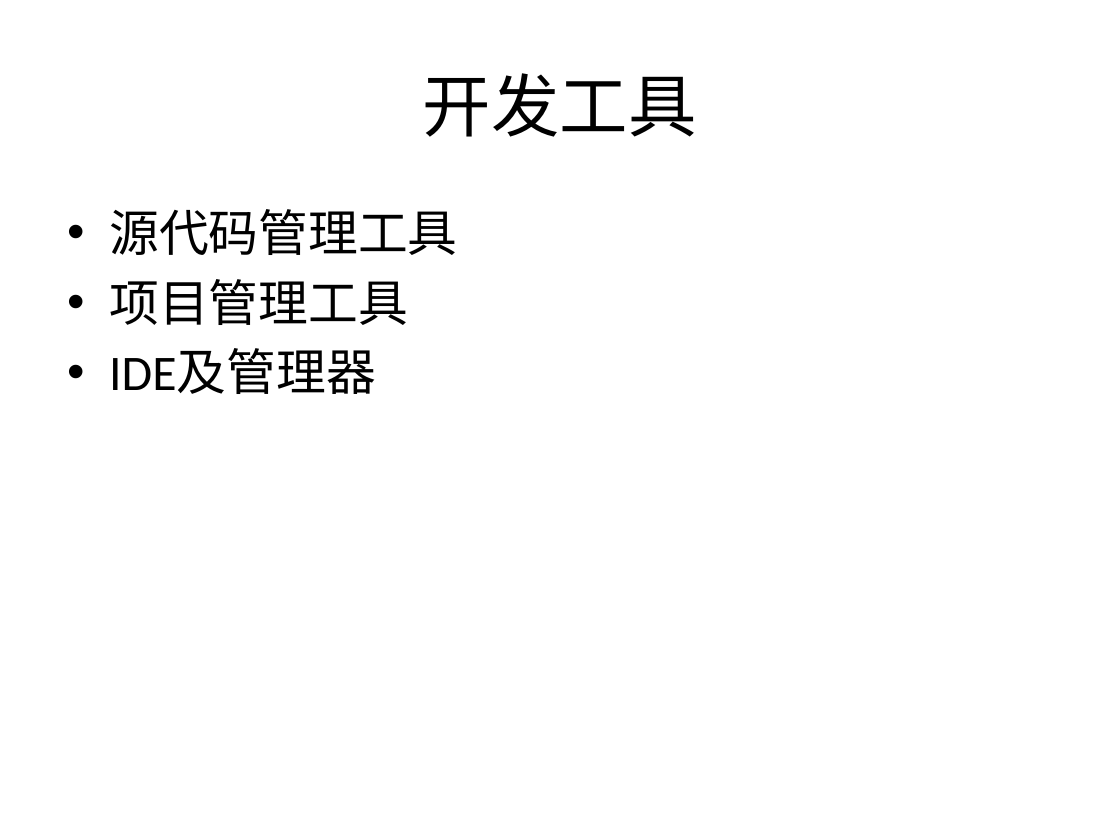
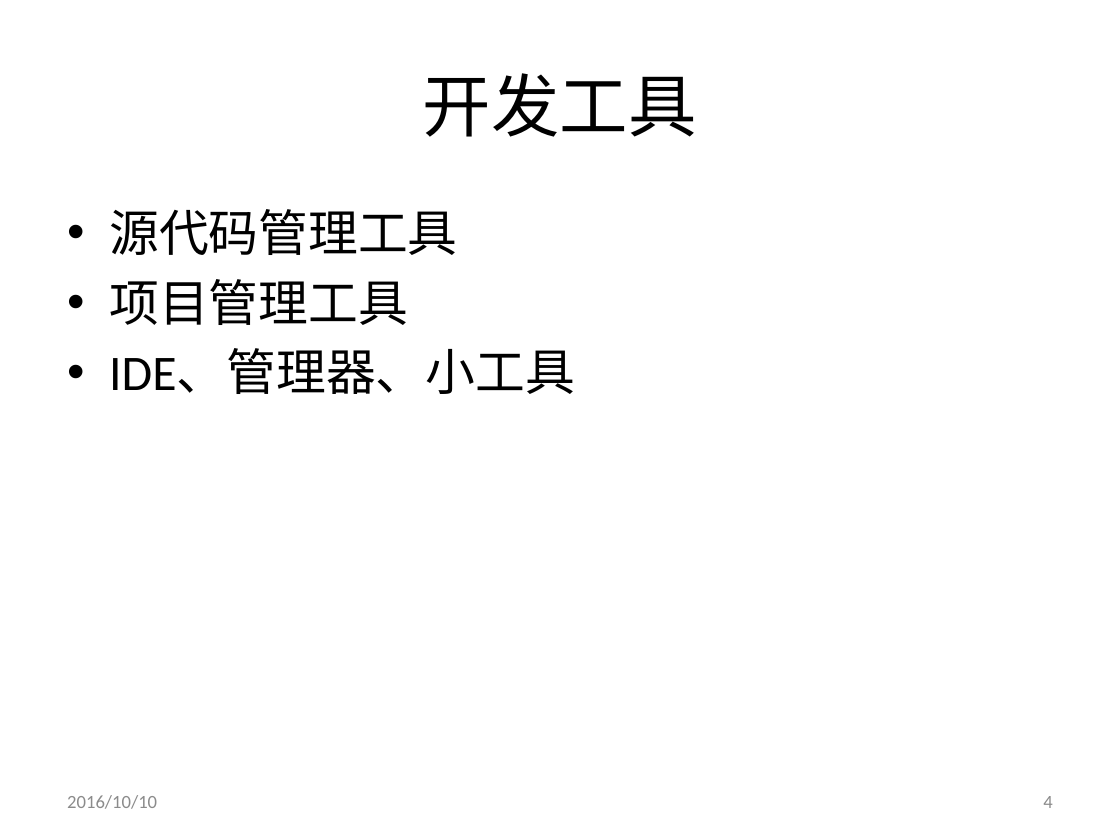
Before and after one commit to shentianyi/CompanyCource, a slide deck: slide 4 of CodeMonkey/cs01-1 开发工具及基本流程/开发工具及基本流程.pptx (slide 3 before the commit). Drawn at 1120x840 pixels with LibreOffice and Linux fonts; fonts in the diff are those of the drawing. Boxes give left, top, right and bottom in pixels: in the first picture for what was removed or moved away, otherwise in the second. Text is boxed around its words. In the diff, an @@ line names an element or a change of style, - is before the commit and + after.

```diff
--- a/CodeMonkey/cs01-1 开发工具及基本流程/开发工具及基本流程.pptx
+++ b/CodeMonkey/cs01-1 开发工具及基本流程/开发工具及基本流程.pptx
@@ text at [109, 349, 575, 394]: text changed @@
-• IDE及管理器
+• IDE、管理器、小工具
@@ text added at [67, 795, 157, 809], 12 pt, text #8C8C8C @@
+2016/10/10
@@ page number added at [1043, 796, 1052, 808], 12 pt, text #8C8C8C @@
+4
```
Also in this commit, not shown: 4 other slides changed, 24 slides added, 1 slide removed, 1 other file.
